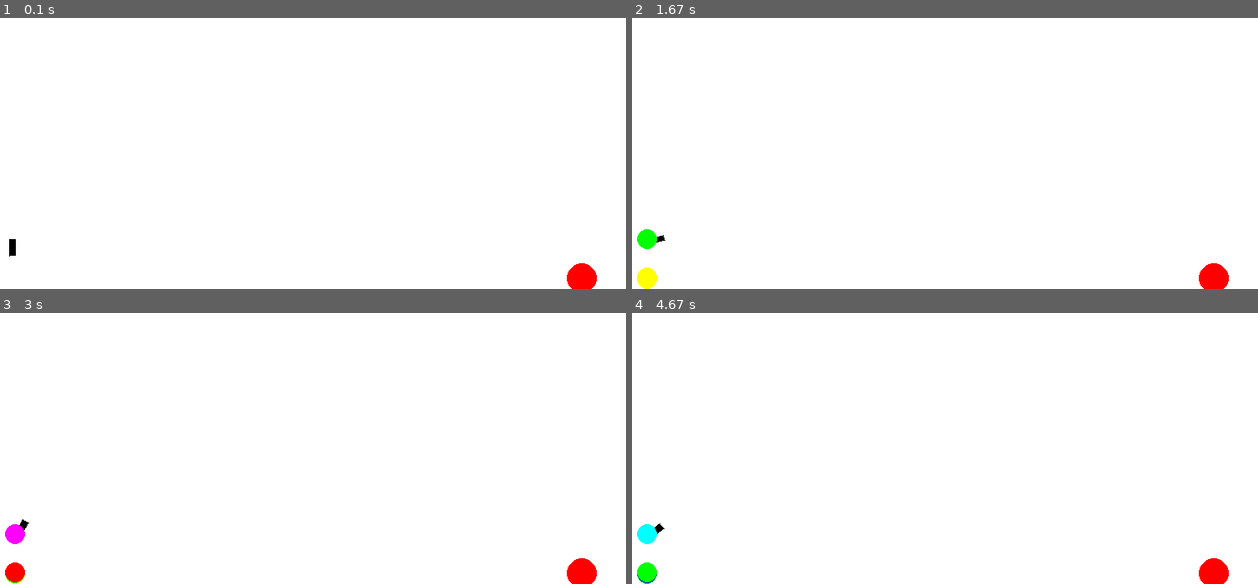
Above: before the commit, frames 1-4 (two rows, left to right).
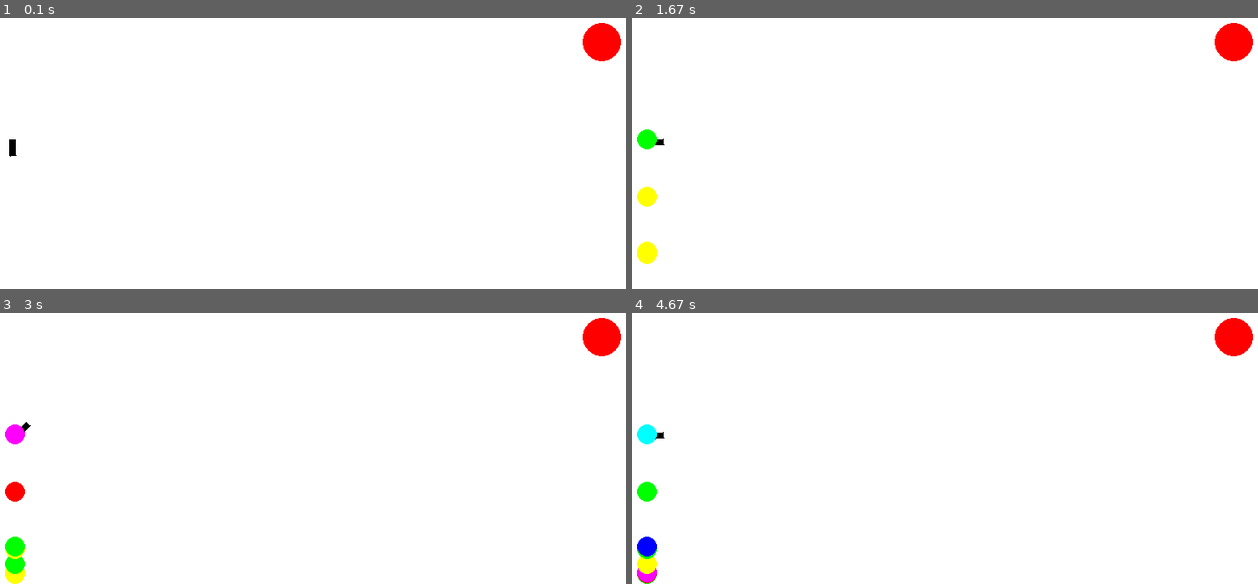
Above: after the commit, the same moments.

Repository: gnorayr/infa_2020_Gevorgyan
Game: pygame game, started from Lab 8 Cannon/Zibil.py
The game is run twice, just before and just after one commit, with the same random seed, the same clock (stepped at 60 frames per second) and the same inputs.
Inputs (mouse positions are in pixels of both pictures, inside the frame that each line leads up to):
- Up to frame 1 (0.1 s): no input
- Up to frame 2 (1.67 s): press the mouse at (801, 45) at 0.37 s; move the mouse to (913, 96) at 0.47 s; release the mouse at (1026, 150) at 0.6 s; press the mouse at (801, 45) at 0.7 s; move the mouse to (919, 64) at 0.8 s; release the mouse at (1038, 83) at 0.93 s; press the mouse at (801, 45) at 1.03 s; move the mouse to (863, 107) at 1.13 s; release the mouse at (926, 169) at 1.27 s; press the mouse at (801, 45) at 1.37 s; move the mouse to (963, 80) at 1.47 s; release the mouse at (1132, 118) at 1.6 s
- Up to frame 3 (3 s): press the mouse at (169, 340) at 1.7 s; move the mouse to (363, 402) at 1.8 s; release the mouse at (557, 464) at 1.93 s; press the mouse at (169, 340) at 2.03 s; move the mouse to (outside the picture) at 2.13 s; release the mouse at (outside the picture) at 2.27 s; press the mouse at (169, 340) at 2.37 s; move the mouse to (outside the picture) at 2.47 s; release the mouse at (outside the picture) at 2.6 s; press the mouse at (169, 340) at 2.7 s; move the mouse to (outside the picture) at 2.8 s; release the mouse at (outside the picture) at 2.93 s
- Up to frame 4 (4.67 s): press the mouse at (801, 340) at 3.03 s; move the mouse to (775, 429) at 3.13 s; release the mouse at (757, 518) at 3.27 s; press the mouse at (801, 340) at 3.37 s; move the mouse to (813, 356) at 3.47 s; release the mouse at (826, 372) at 3.6 s; press the mouse at (801, 340) at 3.7 s; move the mouse to (982, 397) at 3.8 s; release the mouse at (1164, 453) at 3.93 s; press the mouse at (801, 340) at 4.03 s; move the mouse to (outside the picture) at 4.13 s; release the mouse at (outside the picture) at 4.27 s; press the mouse at (801, 340) at 4.37 s; move the mouse to (794, 378) at 4.47 s; release the mouse at (794, 418) at 4.6 s

The runs differ from the first frame. In frame 1, 1.2% of the frame differs, in the area x 1-100%, y 1-100%; in frame 2, 2.0%; in frame 3, 2.1%, in the area x 0-100%, y 1-100%; in frame 4, 2.1%.

Commit message:
Update Zibil.py

Diff:
--- a/Lab 8 Cannon/Zibil.py
+++ b/Lab 8 Cannon/Zibil.py
@@ -20,7 +20,7 @@
 
 
 class Cannon:
-    def __init__(self, start_side, color=BLACK, cord_x=screen_x // 30, cord_y=9 * screen_y // 10, width=7):
+    def __init__(self, start_side, color=BLACK, cord_x=screen_x // 30, cord_y=7 * screen_y // 10, width=7):
         self.color = color
         self.start_side = start_side
         self.side = start_side
@@ -50,13 +50,13 @@
 
 
 class Target:
-    def __init__(self, x, y, r):
+    def __init__(self, x=ran(4 * screen_x // 5, screen_x - 50), y=ran(50, screen_y - 50), r=ran(5, 50)):
         self.x = x
         self.y = y
         self.r = r
 
     def draw(self):
-        ellipse(screen, RED, (self.x, self.y, self.r, self.r))
+        ellipse(screen, RED, (self.x - self.r, self.y - self.r, 2 * self.r, 2 * self.r))
 
 
 class Bullet:
@@ -82,7 +82,7 @@
         if self.cord_x + self.r > screen_x:
             self.vx = -abs(self.vx) / 2
             self.vy = self.vy * 0.8
-            self.cord_x -= 5
+            self.cord_x -= 10
         if self.cord_y + self.r > screen_y:
             self.vy = -abs(self.vy) / 2
             self.vx = self.vx * 0.8
@@ -90,15 +90,21 @@
 
 finished = False
 clock = pygame.time.Clock()
-target = Target(ran(4 * screen_x // 5, screen_x), ran(0, screen_y), ran(30, 100))
+
 cannon = Cannon(20)
+target = [Target(ran(4 * screen_x // 5, screen_x - 50), ran(50, screen_y - 50), ran(5, 50))]
 bullet = []
 timer = []
 while not finished:
     clock.tick(FPS)
-    target.draw()
     cannon.move()
     cannon.draw()
+    for one in target:
+        one.draw()
+        for bul in bullet:
+            if (bul.cord_x - one.x) ** 2 + (bul.cord_y - one.y) ** 2 <= (bul.r + one.r) ** 2:
+                target = target[:-1]
+                target.append(Target(ran(4 * screen_x // 5, screen_x - 50), ran(50, screen_y - 50), ran(5, 50)))
     for unit, watch in zip(bullet, timer):
         if watch.time():
             unit.move()
